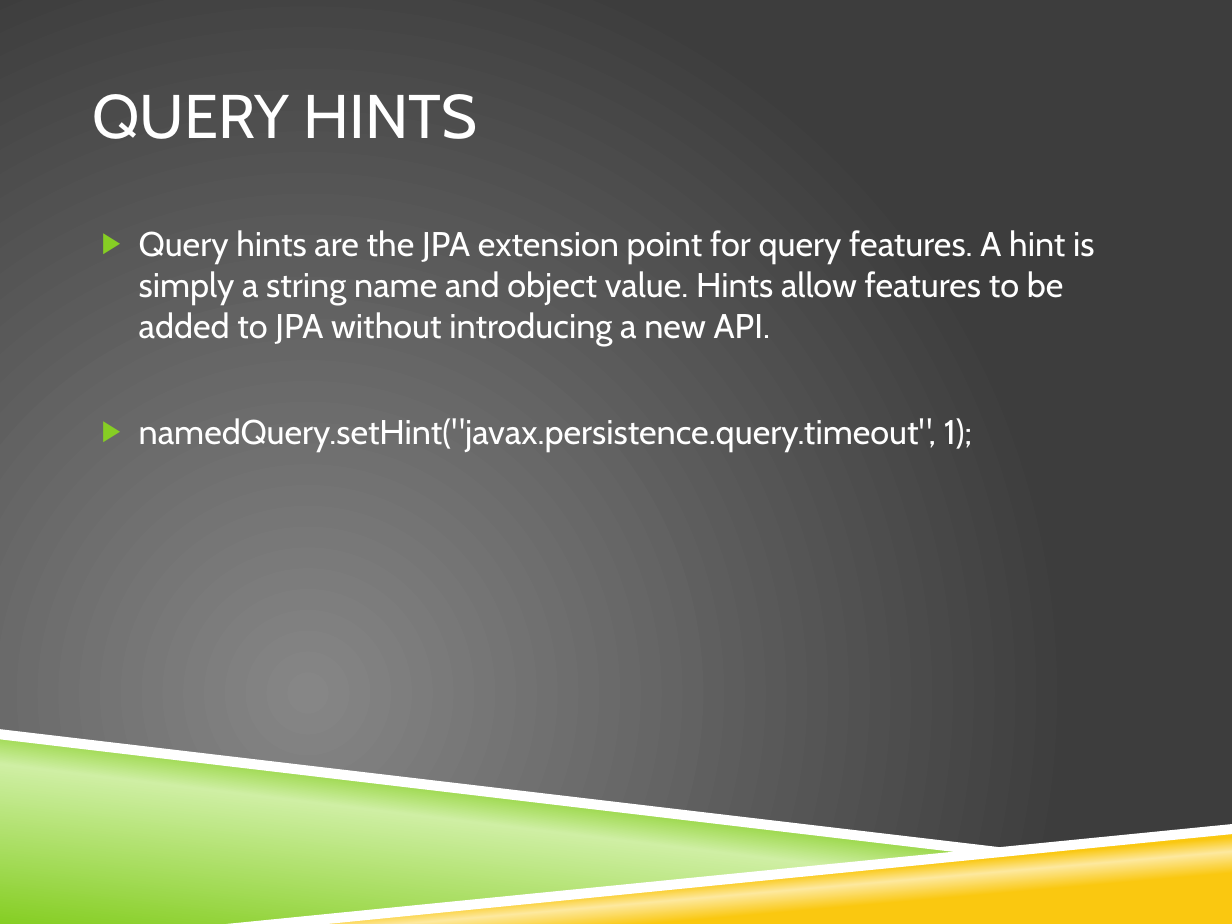
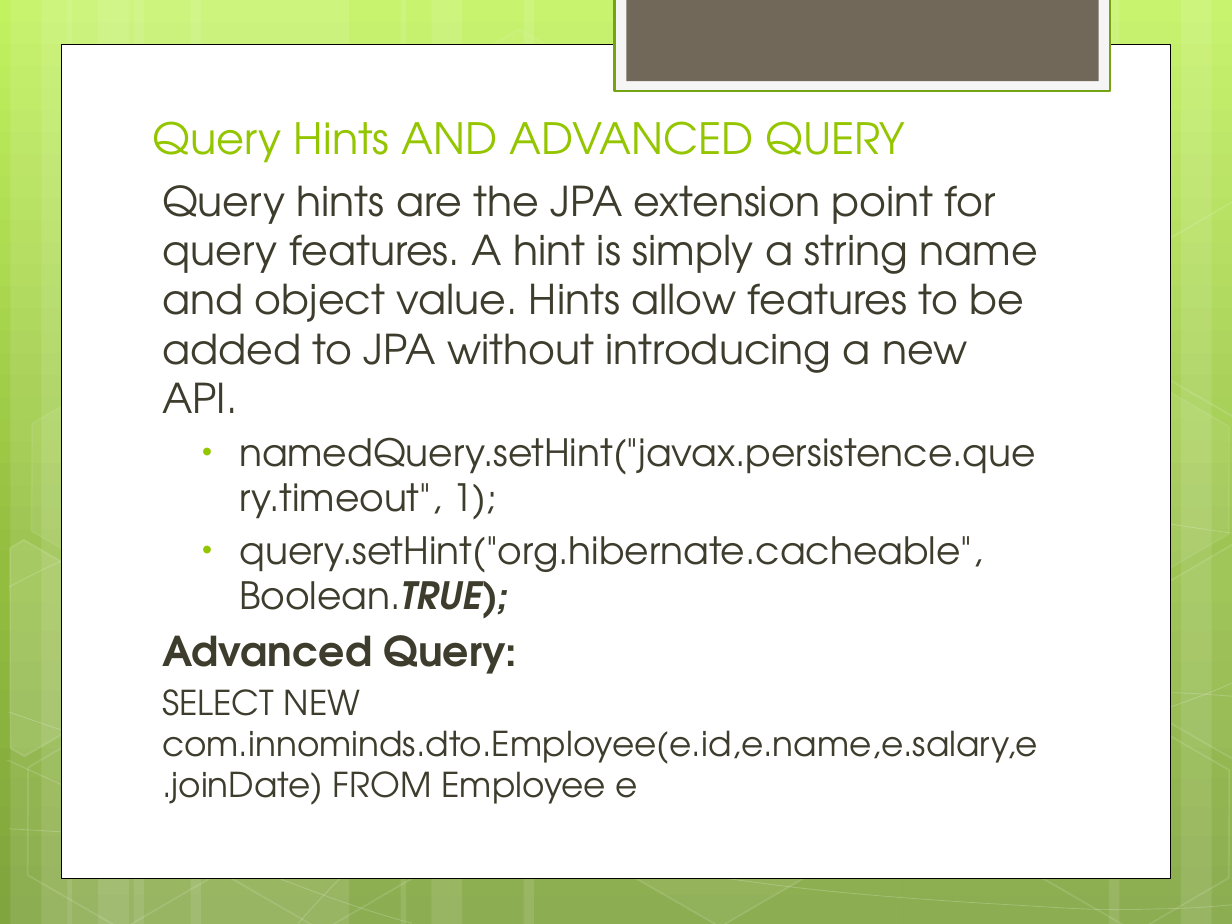
Before and after one commit to IPython-Learn/jpa-training, a slide deck: slide 13 of JPA2.1_Presentation.pptx. Drawn at 1232x924 pixels with LibreOffice and Linux fonts; fonts in the diff are those of the drawing; background and template pictures are left out. Boxes give left, top, right and bottom in pixels: in the first picture for what was removed or moved away, otherwise in the second. Text is boxed around its words. In the diff, an @@ line names an element or a change of style, - is before the commit and + after.

Commit message:
Second level cache config

```diff
--- a/JPA2.1_Presentation.pptx
+++ b/JPA2.1_Presentation.pptx
@@ background picture (left out) to gradient #C3F35F to #93BF3F to #81A53E @@
@@ rectangle added at box(615, 0, 1110, 91), fill #F5F5F5, outline #74A510 1.25 pt @@
@@ rectangle added at box(626, 0, 1098, 81), fill #71685A @@
@@ rectangle added at box(62, 44, 1170, 877), fill #FFFFFF, outline #000000 0.5 pt @@
@@ title "Query Hints AND ADVANCED QUERY" at box(153, 121, 906, 163): vertical alignment middle to bottom @@
@@ title at box(153, 121, 906, 163): text changed; size 36 to 25.2 pt; font Cabin to TeX Gyre Adventor; text colour #FFFFFF to #94C600 @@
-QUERY HINTS
+Query Hints AND ADVANCED QUERY
@@ text "Query hints are the JPA ...": place and size @@
-text "Query hints are the JPA ..." at box(139, 230, 1094, 452)
+text "Query hints are the JPA ..." at box(162, 185, 1038, 805)
@@ group added at box(0, 0, 1232, 924): 12 rectangles, 8 hexagons, 5 freeform shapes @@
@@ text at box(162, 185, 1038, 519): size 20 to 24 pt in "Query hints are the JPA extension point ..."; font Cabin to TeX Gyre Adventor, text colour #FFFFFF to #3E3D2D in "Query hints are the JPA extension point ...", "namedQuery.setHint("javax.persistence.query.timeout", 1);"; size 20 to 22 pt in "namedQuery.setHint("javax.persistence.query.timeout", 1);"; bullet ▶ to none; less space between paragraphs; bullet ▶ to •; list level 1 to 2 in "namedQuery.setHint("javax.persistence.query.timeout", 1);"; bullet colour #86CE24 to #94C600 @@
@@ text at box(162, 536, 1038, 805): paragraphs added @@
+  • query.setHint("org.hibernate.cacheable", Boolean.TRUE);
+Advanced Query:
+SELECT NEW com.innominds.dto.Employee(e.id,e.name,e.salary,e.joinDate) FROM Employee e
@@ freeform shape: place and size @@
-freeform shape at box(0, 729, 1025, 854)
+freeform shape at box(9, 679, 1232, 838)
@@ freeform shape at box(9, 679, 1232, 838): fill #FFFFFF to none; outline none to #FFFFFF 0.5 pt @@
@@ freeform shape: place and size @@
-freeform shape at box(0, 736, 976, 924)
+freeform shape at box(9, 712, 1232, 912)
@@ freeform shape at box(9, 712, 1232, 912): fill gradient #86CE24 to #CFEFA4 to none; outline none to #FFFFFF 0.5 pt @@
@@ freeform shape: place and size @@
-freeform shape at box(244, 828, 1232, 924)
+freeform shape at box(298, 691, 1232, 923)
@@ freeform shape at box(298, 691, 1232, 923): fill gradient #FAC810 to #FDE99F to none; outline none to #FFFFFF 0.5 pt @@
@@ freeform shape removed at box(227, 824, 1232, 924) @@
```
Also in this commit, not shown: 11 other slides changed, 10 slides added, 1 slide removed, 6 other files.
